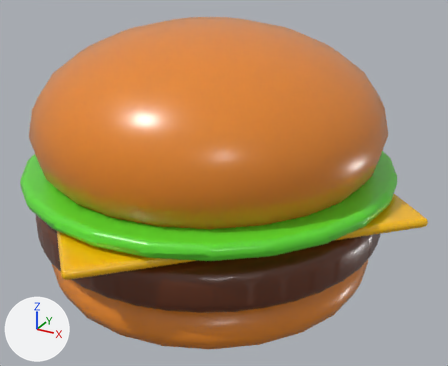
An edit to the glTF model Assets/Resources/Toon/Food/Burger.glb, drawn before and after from the same camera.
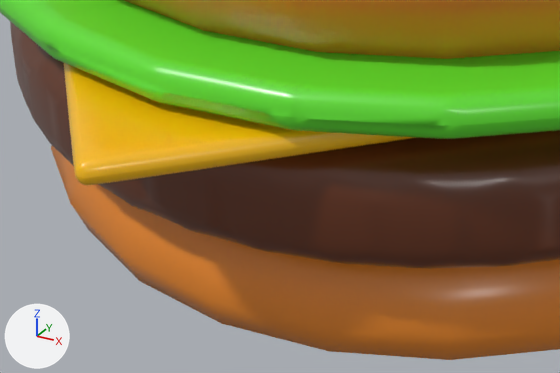
Each version is shown whole from a 50 mm camera at (1.515, -2.604, 1.928) aimed at (0.082, 0.003, 0.625), then close up on the part from 7% to 57% of the width and 56% to 97% of the height. Lighting does not change. The marker at lower left points along +X, +Y and +Z. The last two pictures show the newer version. Where no turn or scale is listed for an object, it has been applied to the vertices.
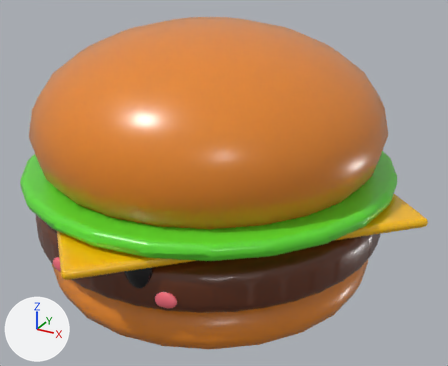
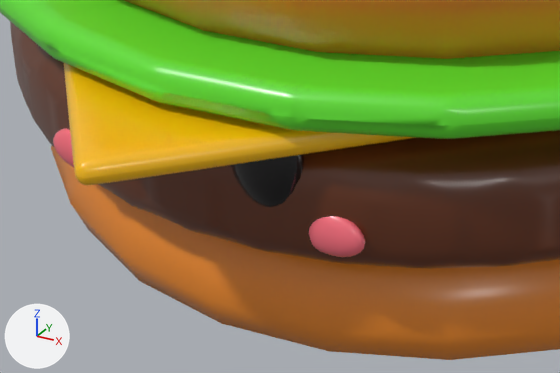
Edits to the bpy script that builds the scene:
```text
Add mat_food_blushk:
    mat_food_blushk = principled_material('Food_blushK')
    mat_food_blushk.base_color = (1.0, 0.169, 0.223)  # red #ff7282
    mat_food_blushk.roughness = 0.3
    mat_food_blushk.coat_weight = 0.35
    mat_food_blushk.coat_roughness = 0.25
Add mat_food_eyek:
    mat_food_eyek = principled_material('Food_eyeK')
    mat_food_eyek.base_color = (0.00429, 0.00319, 0.00429)  # black #0e0b0e
    mat_food_eyek.roughness = 0.15
    mat_food_eyek.coat_weight = 0.35
    mat_food_eyek.coat_roughness = 0.25
Add me_sphere_027:
    me_sphere_027.from_pydata(...)  # a UV sphere (24 segments, 12 rings, poles along z) spanning x 0.1918..0.3318, y -0.867..-0.825, z 0.432..0.516
    me_sphere_027.materials.append(mat_food_blushk)  # red #ff7282
Add me_sphere_025:
    me_sphere_025.from_pydata(...)  # a UV sphere (24 segments, 12 rings, poles along z) spanning x 0.084..0.224, y -0.902..-0.818, z 0.495..0.705
    me_sphere_025.materials.append(mat_food_eyek)  # black #0e0b0e
Add me_sphere_024:
    me_sphere_024.from_pydata(...)  # a UV sphere (24 segments, 12 rings, poles along z) spanning x -0.3318..-0.1918, y -0.867..-0.825, z 0.432..0.516
    me_sphere_024.materials.append(mat_food_blushk)  # red #ff7282
Add ob_sphere_027:
    ob_sphere_027 = bpy.data.objects.new('Sphere.027', me_sphere_027)
    ob_sphere_027.location = (0.0, 0.0, 0.0)
Add ob_sphere_025:
    ob_sphere_025 = bpy.data.objects.new('Sphere.025', me_sphere_025)
    ob_sphere_025.location = (0.0, 0.0, 0.0)
Add ob_sphere_024:
    ob_sphere_024 = bpy.data.objects.new('Sphere.024', me_sphere_024)
    ob_sphere_024.location = (0.0, 0.0, 0.0)
```

Pixel boxes (x1, y1, x2, y2) of what changed, in the close-ups (560 x 373 px):
'Sphere.025', added (black): after (231, 154, 304, 207)
'Sphere.027', added (red): after (309, 216, 365, 257)
'Sphere.024', added (red): after (53, 128, 74, 167)
